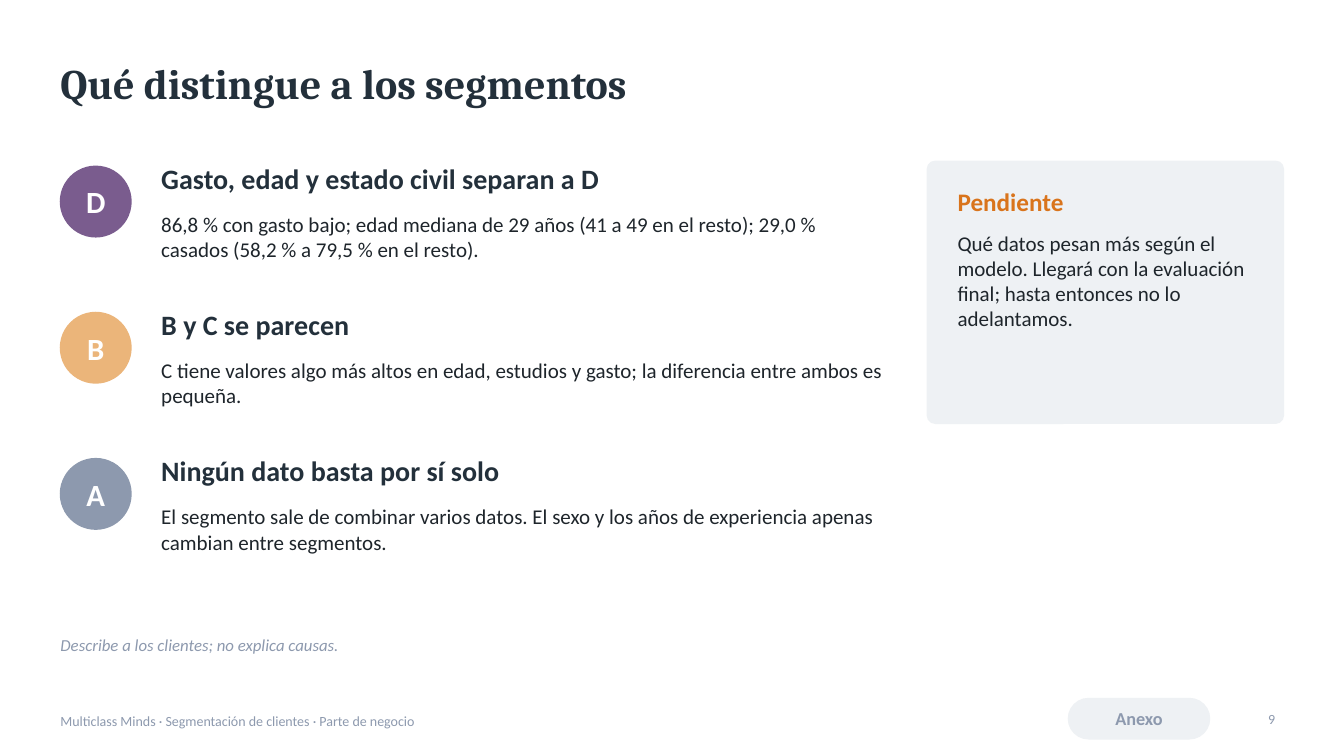
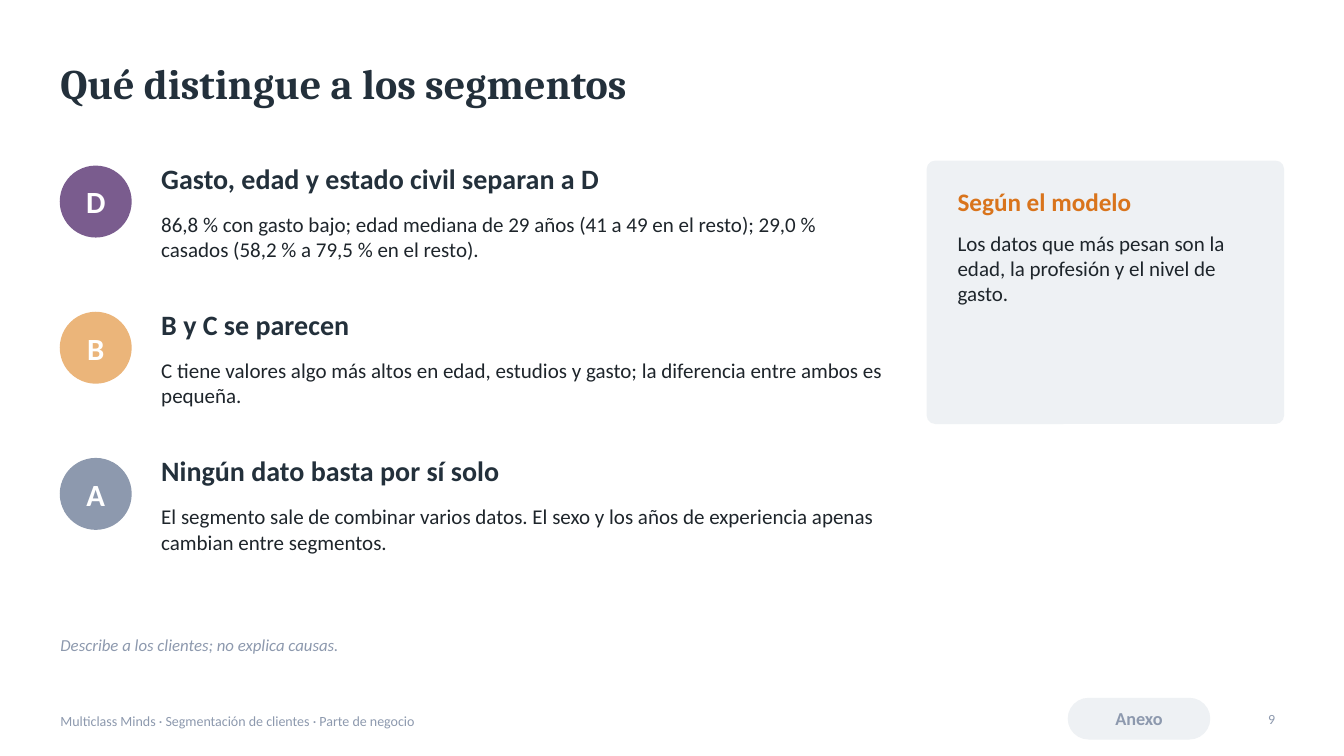
Before and after one commit to IA-P1-BCN/customer-segmentation-multiclass, a slide deck: slide 9 of presentation/business_presentation.pptx. Drawn at 1344x756 pixels with LibreOffice and Linux fonts; fonts in the diff are those of the drawing. Boxes give left, top, right and bottom in pixels: in the first picture for what was removed or moved away, otherwise in the second. Text is boxed around its words. In the diff, an @@ line names an element or a change of style, - is before the commit and + after.

```diff
--- a/presentation/business_presentation.pptx
+++ b/presentation/business_presentation.pptx
@@ text at <box>958,193,1225,305</box>: text changed @@
-Pendiente
-Qué datos pesan más según el modelo. Llegará con la evaluación final; hasta entonces no lo adelantamos.
+Según el modelo
+Los datos que más pesan son la edad, la profesión y el nivel de gasto.
```
Also in this commit, not shown: 1 other slide changed, 2 other files.
